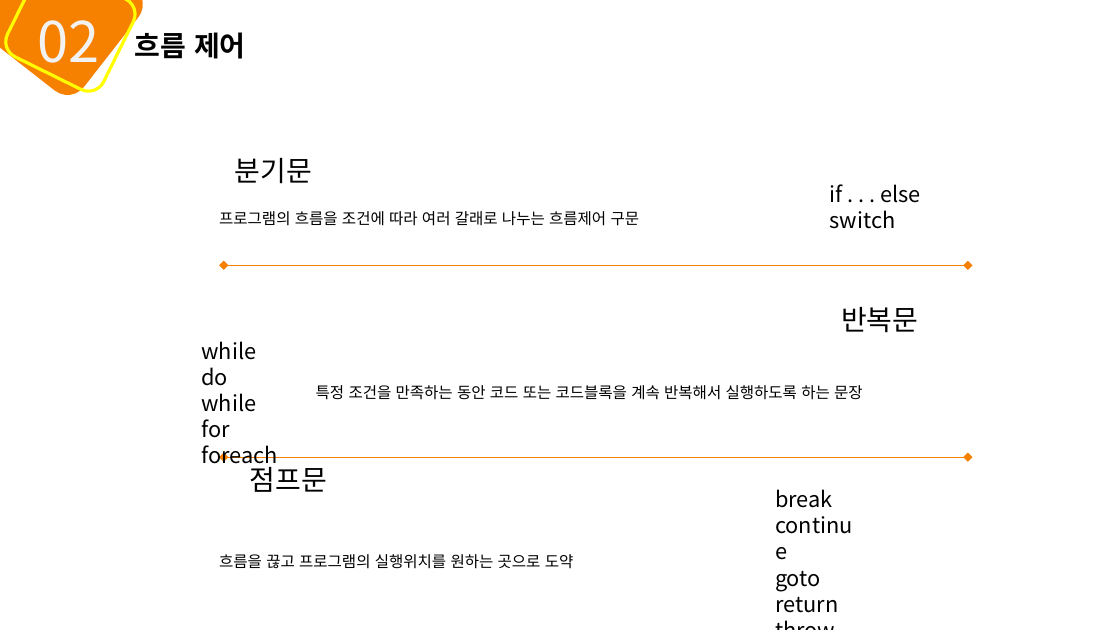
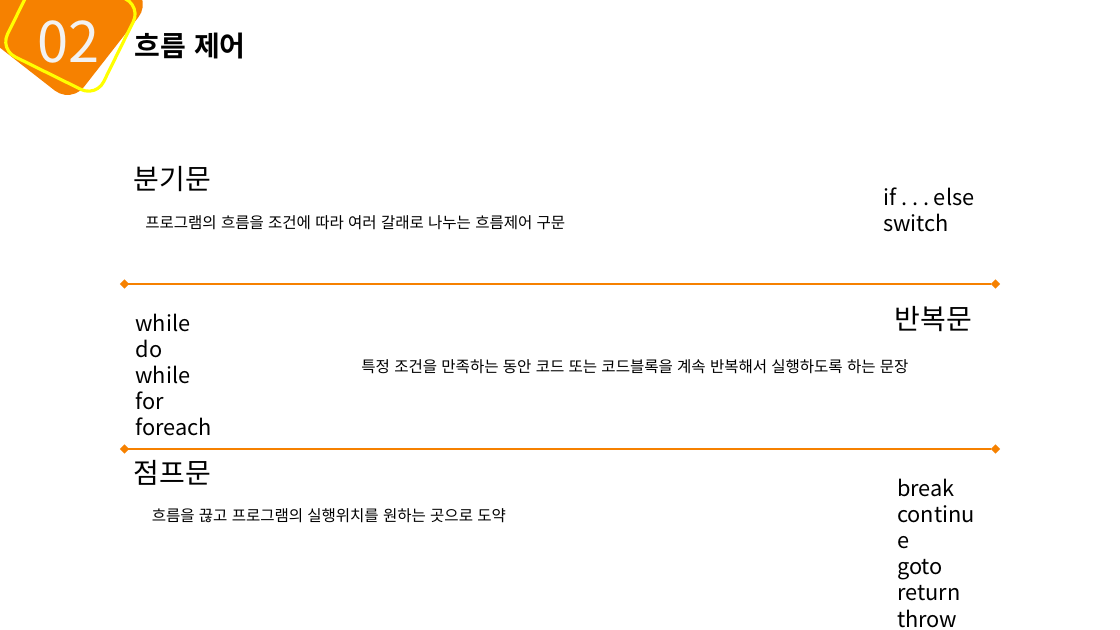
Before and after one commit to mins1119/C-, a slide deck: slide 15 of 2주차.pptx. Drawn at 1120x630 pixels with LibreOffice and Linux fonts; fonts in the diff are those of the drawing. Boxes give left, top, right and bottom in pixels: in the first picture for what was removed or moved away, otherwise in the second. Text is boxed around its words. In the diff, an @@ line names an element or a change of style, - is before the commit and + after.

```diff
--- a/2주차.pptx
+++ b/2주차.pptx
@@ text "분기문": place and size @@
-text "분기문" at [235,158,312,184]
+text "분기문" at [134,166,211,192]
@@ text "if . . . else": place and size @@
-text "if . . . else" at [830,184,921,229]
+text "if . . . else" at [883,187,975,232]
@@ text "프로그램의 흐름을 조건에 따라 여러 ...": place and size @@
-text "프로그램의 흐름을 조건에 따라 여러 ..." at [219,211,640,226]
+text "프로그램의 흐름을 조건에 따라 여러 ..." at [145,215,566,230]
@@ double arrow moved from (224, 457) - (968, 457) to (124, 284) - (996, 284) @@
@@ text "반복문": place and size @@
-text "반복문" at [841,307,918,333]
+text "반복문" at [895,306,972,332]
@@ text "while" rewrapped from [201,341,278,470] to [136,313,213,436] @@
@@ text "특정 조건을 만족하는 동안 코드 ...": place and size @@
-text "특정 조건을 만족하는 동안 코드 ..." at [316,385,863,400]
+text "특정 조건을 만족하는 동안 코드 ..." at [361,359,909,374]
@@ double arrow moved from (224, 265) - (968, 265) to (124, 449) - (996, 449) @@
@@ text "점프문" rewrapped from [250,462,327,492] to [134,460,211,485] @@
@@ text "break" rewrapped from [775,489,838,613] to [897,478,960,628] @@
@@ text "흐름을 끊고 프로그램의 실행위치를 원하는 ...": place and size @@
-text "흐름을 끊고 프로그램의 실행위치를 원하는 ..." at [219,554,574,569]
+text "흐름을 끊고 프로그램의 실행위치를 원하는 ..." at [152,508,506,523]
```
Also in this commit, not shown: 47 other slides changed.
